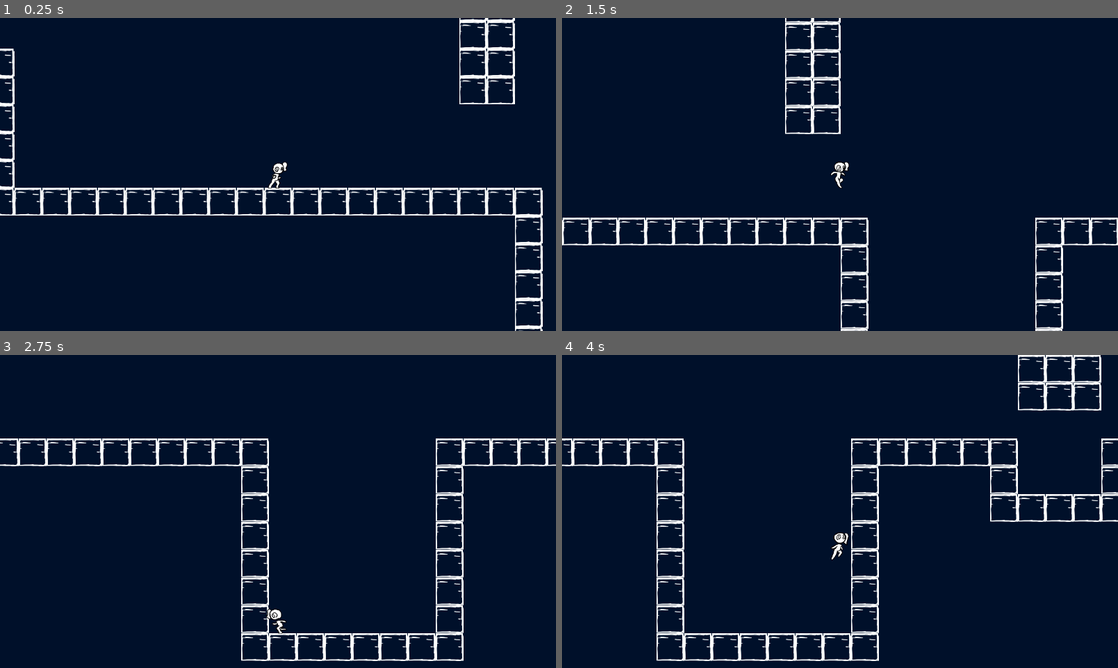
Above: before the commit, frames 1-4 (two rows, left to right).
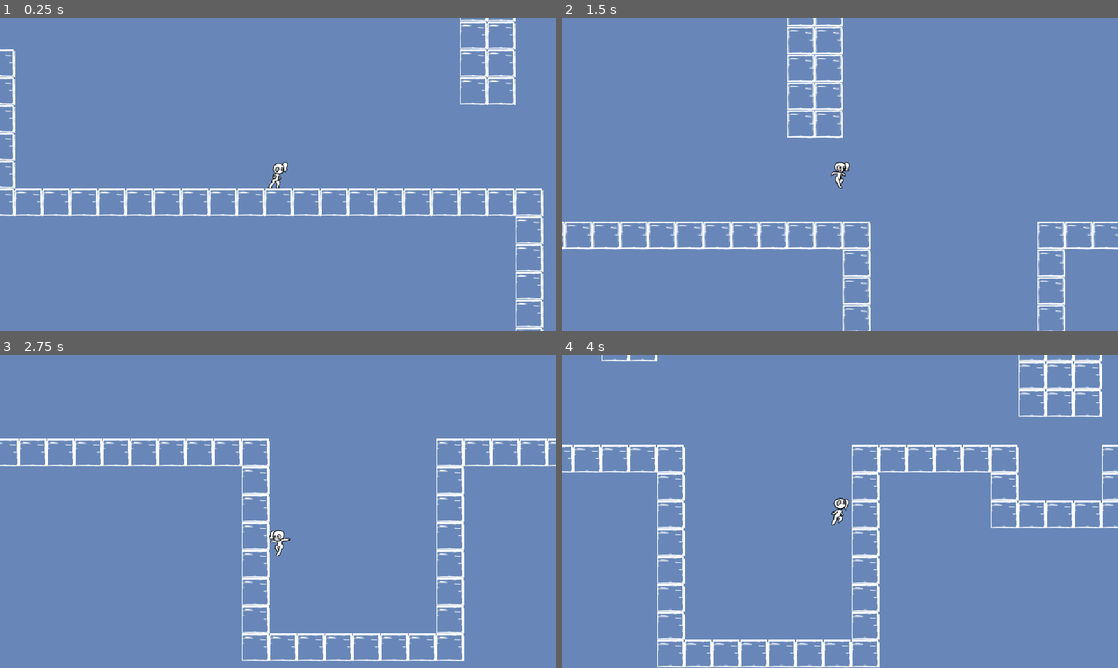
Above: after the commit, the same moments.

Repository: kalebye2/godot-wild-jam-31
Game: Godot game, scene res://scene/init.tscn
The game is run twice, just before and just after one commit, with the same random seed, the same clock (stepped at 60 frames per second) and the same inputs.
Inputs (mouse positions are in pixels of both pictures, inside the frame that each line leads up to):
- Up to frame 1 (0.25 s): no input
- Up to frame 2 (1.5 s): move the mouse to (962, 158) at 0.52 s; hold Right (walk_right) from 0.53 s (still down); tap C (dash) at 0.6 s; tap Up (jump) at 0.77, 0.8, 1.07, 1.35 s; move the mouse to (728, 190) at 1.27 s
- Up to frame 3 (2.75 s): tap Up (jump) at 1.52, 1.82, 2.3 s; tap C (dash) at 1.55, 2.1 s; move the mouse to (333, 442) at 2.02 s; release Right (walk_right) at 2.03 s; hold Left (walk_left) from 2.03 s (still down)
- Up to frame 4 (4 s): move the mouse to (812, 574) at 2.77 s; release Left (walk_left) at 2.78 s; hold Right (walk_right) from 2.78 s (still down); tap C (dash) at 2.85 s; tap Up (jump) at 3.02, 3.32, 3.6, 3.77 s; move the mouse to (1006, 558) at 3.52 s

The runs differ from the first frame. In frame 1, 98% of the frame differs, in the area x 0-100%, y 0-100%; in frame 2, 100%; in frame 3, 98%; in frame 4, 99%.

Commit message:
Handling configurations

Diff:
--- a/project.godot
+++ b/project.godot
@@ -25,13 +25,17 @@
 global_data="*res://scripts/globals/global_data.gd"
 player_data="*res://scripts/globals/player_data.gd"
 ui_main="*res://scene/singletons/ui_main.tscn"
+config="*res://scripts/globals/config.gd"
 
 [display]
 
 window/size/width=1280
 window/size/height=720
-window/stretch/mode="2d"
+window/size/resizable=false
+window/vsync/use_vsync=false
+window/stretch/mode="viewport"
 window/stretch/aspect="keep_height"
+window/stretch/shrink=3.0
 
 [input]
 
@@ -117,5 +121,5 @@
 quality/driver/driver_name="GLES2"
 vram_compression/import_etc=true
 vram_compression/import_etc2=false
-environment/default_clear_color=Color( 0, 0.0627451, 0.164706, 1 )
+environment/default_clear_color=Color( 0.407843, 0.529412, 0.721569, 1 )
 environment/default_environment="res://default_env.tres"
--- a/scene/objects/player/player.tscn
+++ b/scene/objects/player/player.tscn
@@ -92,8 +92,7 @@
 "values": [ 40, 41, 42, 43, 44, 45 ]
 }
 
-[sub_resource type="Animation" id=5]
-resource_name = "walk"
+[sub_resource type="Animation" id=6]
 length = 0.5
 loop = true
 step = 0.0416667
@@ -110,8 +109,7 @@
 "values": [ 28, 29, 30, 31, 32, 33, 34, 35, 36, 37, 38, 39 ]
 }
 
-[sub_resource type="Animation" id=6]
-resource_name = "walk_prepare"
+[sub_resource type="Animation" id=7]
 length = 0.166667
 step = 0.0416667
 tracks/0/type = "value"
@@ -145,86 +143,86 @@
 "values": [ 63, 63 ]
 }
 
-[sub_resource type="AnimationNodeAnimation" id=21]
+[sub_resource type="AnimationNodeAnimation" id=9]
 animation = "dash"
 
-[sub_resource type="AnimationNodeAnimation" id=22]
+[sub_resource type="AnimationNodeAnimation" id=10]
 animation = "fall"
 
-[sub_resource type="AnimationNodeAnimation" id=23]
+[sub_resource type="AnimationNodeAnimation" id=11]
 animation = "fall_prepare"
 
-[sub_resource type="AnimationNodeAnimation" id=25]
+[sub_resource type="AnimationNodeAnimation" id=12]
 animation = "idle"
 
-[sub_resource type="AnimationNodeAnimation" id=26]
+[sub_resource type="AnimationNodeAnimation" id=13]
 animation = "jump"
 
-[sub_resource type="AnimationNodeAnimation" id=40]
+[sub_resource type="AnimationNodeAnimation" id=14]
 animation = "walk"
 
-[sub_resource type="AnimationNodeAnimation" id=27]
+[sub_resource type="AnimationNodeAnimation" id=15]
 animation = "walk_prepare"
 
-[sub_resource type="AnimationNodeAnimation" id=29]
+[sub_resource type="AnimationNodeAnimation" id=16]
 animation = "wall_grab"
 
+[sub_resource type="AnimationNodeStateMachineTransition" id=17]
+
+[sub_resource type="AnimationNodeStateMachineTransition" id=18]
+switch_mode = 2
+
+[sub_resource type="AnimationNodeStateMachineTransition" id=19]
+
+[sub_resource type="AnimationNodeStateMachineTransition" id=20]
+
+[sub_resource type="AnimationNodeStateMachineTransition" id=21]
+
+[sub_resource type="AnimationNodeStateMachineTransition" id=22]
+
+[sub_resource type="AnimationNodeStateMachineTransition" id=23]
+
+[sub_resource type="AnimationNodeStateMachineTransition" id=24]
+
+[sub_resource type="AnimationNodeStateMachineTransition" id=25]
+switch_mode = 2
+
+[sub_resource type="AnimationNodeStateMachineTransition" id=26]
+
+[sub_resource type="AnimationNodeStateMachineTransition" id=27]
+
+[sub_resource type="AnimationNodeStateMachineTransition" id=28]
+
+[sub_resource type="AnimationNodeStateMachineTransition" id=29]
+
 [sub_resource type="AnimationNodeStateMachineTransition" id=30]
 
-[sub_resource type="AnimationNodeStateMachineTransition" id=31]
-switch_mode = 2
-
-[sub_resource type="AnimationNodeStateMachineTransition" id=33]
-
-[sub_resource type="AnimationNodeStateMachineTransition" id=35]
-
-[sub_resource type="AnimationNodeStateMachineTransition" id=36]
-
-[sub_resource type="AnimationNodeStateMachineTransition" id=37]
-
-[sub_resource type="AnimationNodeStateMachineTransition" id=38]
-
-[sub_resource type="AnimationNodeStateMachineTransition" id=39]
-
-[sub_resource type="AnimationNodeStateMachineTransition" id=41]
-switch_mode = 2
-
-[sub_resource type="AnimationNodeStateMachineTransition" id=42]
-
-[sub_resource type="AnimationNodeStateMachineTransition" id=44]
-
-[sub_resource type="AnimationNodeStateMachineTransition" id=45]
-
-[sub_resource type="AnimationNodeStateMachineTransition" id=46]
-
-[sub_resource type="AnimationNodeStateMachineTransition" id=48]
-
-[sub_resource type="AnimationNodeStateMachine" id=20]
-states/dash/node = SubResource( 21 )
+[sub_resource type="AnimationNodeStateMachine" id=31]
+states/dash/node = SubResource( 9 )
 states/dash/position = Vector2( 469.75, 228.531 )
-states/fall/node = SubResource( 22 )
+states/fall/node = SubResource( 10 )
 states/fall/position = Vector2( 971.5, 55 )
-states/fall_prepare/node = SubResource( 23 )
+states/fall_prepare/node = SubResource( 11 )
 states/fall_prepare/position = Vector2( 670.75, 64.5 )
-states/idle/node = SubResource( 25 )
+states/idle/node = SubResource( 12 )
 states/idle/position = Vector2( 70, 85.25 )
-states/jump/node = SubResource( 26 )
+states/jump/node = SubResource( 13 )
 states/jump/position = Vector2( 636.625, 176.5 )
-states/walk/node = SubResource( 40 )
+states/walk/node = SubResource( 14 )
 states/walk/position = Vector2( 471, 3.75 )
-states/walk_prepare/node = SubResource( 27 )
+states/walk_prepare/node = SubResource( 15 )
 states/walk_prepare/position = Vector2( 252.5, 21.625 )
-states/wall_grab/node = SubResource( 29 )
+states/wall_grab/node = SubResource( 16 )
 states/wall_grab/position = Vector2( 962.5, 221.875 )
-transitions = [ "fall", "wall_grab", SubResource( 30 ), "fall_prepare", "fall", SubResource( 31 ), "idle", "walk_prepare", SubResource( 33 ), "wall_grab", "dash", SubResource( 35 ), "jump", "fall_prepare", SubResource( 36 ), "idle", "fall_prepare", SubResource( 37 ), "idle", "dash", SubResource( 38 ), "idle", "jump", SubResource( 39 ), "walk_prepare", "walk", SubResource( 41 ), "walk", "jump", SubResource( 42 ), "walk", "dash", SubResource( 44 ), "walk", "fall_prepare", SubResource( 45 ), "fall_prepare", "wall_grab", SubResource( 46 ), "dash", "fall_prepare", SubResource( 48 ) ]
+transitions = [ "fall", "wall_grab", SubResource( 17 ), "fall_prepare", "fall", SubResource( 18 ), "idle", "walk_prepare", SubResource( 19 ), "wall_grab", "dash", SubResource( 20 ), "jump", "fall_prepare", SubResource( 21 ), "idle", "fall_prepare", SubResource( 22 ), "idle", "dash", SubResource( 23 ), "idle", "jump", SubResource( 24 ), "walk_prepare", "walk", SubResource( 25 ), "walk", "jump", SubResource( 26 ), "walk", "dash", SubResource( 27 ), "walk", "fall_prepare", SubResource( 28 ), "fall_prepare", "wall_grab", SubResource( 29 ), "dash", "fall_prepare", SubResource( 30 ) ]
 start_node = "idle"
 
-[sub_resource type="AnimationNodeStateMachinePlayback" id=10]
-
-[sub_resource type="RectangleShape2D" id=2]
+[sub_resource type="AnimationNodeStateMachinePlayback" id=32]
+
+[sub_resource type="RectangleShape2D" id=33]
 extents = Vector2( 14.9523, 29.7723 )
 
-[sub_resource type="RectangleShape2D" id=3]
+[sub_resource type="RectangleShape2D" id=34]
 extents = Vector2( 4.16345, 26.0224 )
 
 [node name="player" type="KinematicBody2D"]
@@ -234,30 +232,30 @@
 texture = ExtResource( 2 )
 vframes = 8
 hframes = 8
-frame = 63
+frame = 15
 __meta__ = {
 "_edit_lock_": true
 }
 
 [node name="animation_player" type="AnimationPlayer" parent="."]
-anims/dash = SubResource( 19 )
-anims/fall = SubResource( 8 )
-anims/fall_prepare = SubResource( 16 )
+anims/dash = SubResource( 1 )
+anims/fall = SubResource( 2 )
+anims/fall_prepare = SubResource( 3 )
 anims/idle = SubResource( 4 )
-anims/jump = SubResource( 7 )
-anims/walk = SubResource( 5 )
-anims/walk_prepare = SubResource( 6 )
-anims/wall_grab = SubResource( 18 )
+anims/jump = SubResource( 5 )
+anims/walk = SubResource( 6 )
+anims/walk_prepare = SubResource( 7 )
+anims/wall_grab = SubResource( 8 )
 
 [node name="animation_tree" type="AnimationTree" parent="."]
-tree_root = SubResource( 20 )
+tree_root = SubResource( 31 )
 anim_player = NodePath("../animation_player")
 active = true
-parameters/playback = SubResource( 10 )
+parameters/playback = SubResource( 32 )
 
 [node name="collision_shape_2d" type="CollisionShape2D" parent="."]
 position = Vector2( -5.4555, 1.34151 )
-shape = SubResource( 2 )
+shape = SubResource( 33 )
 
 [node name="label" type="Label" parent="."]
 visible = false
@@ -295,7 +293,12 @@
 position = Vector2( 14, 0 )
 
 [node name="collision_shape_2d" type="CollisionShape2D" parent="right_wall/area_2d"]
-shape = SubResource( 3 )
+shape = SubResource( 34 )
+
+[node name="coyote_time" type="Timer" parent="."]
+wait_time = 0.1
+one_shot = true
 [connection signal="tree_entered" from="." to="." method="_on_player_tree_entered"]
 [connection signal="tree_exited" from="." to="." method="_on_player_tree_exited"]
 [connection signal="timeout" from="dash_timer" to="." method="_on_dash_timer_timeout"]
+[connection signal="timeout" from="coyote_time" to="." method="_on_coyote_time_timeout"]
--- /dev/null
+++ b/scene/singletons/config.tscn
@@ -0,0 +1,6 @@
+[gd_scene load_steps=2 format=2]
+
+[ext_resource path="res://scripts/globals/config.gd" type="Script" id=1]
+
+[node name="config" type="Node"]
+script = ExtResource( 1 )
--- a/scene/ui/options.tscn
+++ b/scene/ui/options.tscn
@@ -63,6 +63,8 @@
 margin_top = 0.0
 margin_right = 374.0
 margin_bottom = 16.0
+focus_neighbour_top = NodePath("../../voltar")
+focus_previous = NodePath("../../voltar")
 
 [node name="lbl_music" type="Label" parent="v_box_container/items"]
 margin_top = 21.0
@@ -100,12 +102,13 @@
 [node name="items2" type="GridContainer" parent="v_box_container"]
 margin_top = 84.0
 margin_right = 375.0
-margin_bottom = 98.0
+margin_bottom = 128.0
 columns = 2
 
 [node name="label" type="Label" parent="v_box_container/items2"]
-margin_right = 187.0
-margin_bottom = 14.0
+margin_top = 3.0
+margin_right = 185.0
+margin_bottom = 17.0
 size_flags_horizontal = 3
 text = "fullscreen"
 align = 2
@@ -113,20 +116,66 @@
 "_edit_use_anchors_": false
 }
 
+[node name="button" parent="v_box_container/items2" instance=ExtResource( 2 )]
+anchor_left = 0.0
+anchor_top = 0.0
+anchor_right = 0.0
+anchor_bottom = 0.0
+margin_left = 189.0
+margin_top = 0.0
+margin_right = 374.0
+margin_bottom = 20.0
+focus_neighbour_bottom = NodePath("../btn_res")
+focus_next = NodePath("../btn_res")
+size_flags_horizontal = 3
+toggle_mode = true
+text = "off"
+max_scale = Vector2( 1.05, 1.05 )
+
+[node name="label2" type="Label" parent="v_box_container/items2"]
+margin_top = 27.0
+margin_right = 185.0
+margin_bottom = 41.0
+size_flags_horizontal = 3
+text = "resolution"
+align = 2
+__meta__ = {
+"_edit_use_anchors_": false
+}
+
+[node name="btn_res" parent="v_box_container/items2" instance=ExtResource( 2 )]
+anchor_left = 0.0
+anchor_top = 0.0
+anchor_right = 0.0
+anchor_bottom = 0.0
+margin_left = 189.0
+margin_top = 24.0
+margin_right = 374.0
+margin_bottom = 44.0
+focus_neighbour_bottom = NodePath("../../voltar")
+focus_next = NodePath("../../voltar")
+size_flags_horizontal = 3
+text = "1x"
+max_scale = Vector2( 1.05, 1.05 )
+
 [node name="voltar" parent="v_box_container" instance=ExtResource( 2 )]
 anchor_left = 0.0
 anchor_top = 0.0
 anchor_right = 0.0
 anchor_bottom = 0.0
 margin_left = 0.0
-margin_top = 102.0
+margin_top = 132.0
 margin_right = 375.0
-margin_bottom = 122.0
+margin_bottom = 152.0
+focus_neighbour_top = NodePath("../items2/btn_res")
 focus_neighbour_bottom = NodePath("../items/sfx_slider")
+focus_previous = NodePath("../items2/btn_res")
 text = "Voltar"
 
 [node name="tween" type="Tween" parent="."]
 [connection signal="visibility_changed" from="." to="." method="_on_options_visibility_changed"]
 [connection signal="value_changed" from="v_box_container/items/sfx_slider" to="." method="_on_sfx_slider_value_changed"]
 [connection signal="value_changed" from="v_box_container/items/music_slider" to="." method="_on_music_slider_value_changed"]
+[connection signal="toggled" from="v_box_container/items2/button" to="." method="_on_button_toggled"]
+[connection signal="pressed" from="v_box_container/items2/btn_res" to="." method="_on_btn_res_pressed"]
 [connection signal="pressed" from="v_box_container/voltar" to="." method="_on_voltar_pressed"]
--- a/scene/ui/ui.tscn
+++ b/scene/ui/ui.tscn
@@ -65,6 +65,10 @@
 margin_top = 115.0
 margin_right = 332.0
 margin_bottom = 154.0
+focus_neighbour_top = NodePath("../exit")
+focus_neighbour_bottom = NodePath("../options")
+focus_next = NodePath("../options")
+focus_previous = NodePath("../exit")
 text = "Continue"
 
 [node name="options" parent="panel/list" instance=ExtResource( 1 )]
@@ -76,6 +80,10 @@
 margin_top = 158.0
 margin_right = 332.0
 margin_bottom = 197.0
+focus_neighbour_top = NodePath("../continue")
+focus_neighbour_bottom = NodePath("../exit")
+focus_next = NodePath("../exit")
+focus_previous = NodePath("../continue")
 text = "Options"
 
 [node name="exit" parent="panel/list" instance=ExtResource( 1 )]
@@ -87,6 +95,10 @@
 margin_top = 201.0
 margin_right = 332.0
 margin_bottom = 240.0
+focus_neighbour_top = NodePath("../options")
+focus_neighbour_bottom = NodePath("../continue")
+focus_next = NodePath("../continue")
+focus_previous = NodePath("../options")
 text = "Exit"
 
 [node name="options" parent="." instance=ExtResource( 4 )]
--- /dev/null
+++ b/scripts/globals/config.gd
@@ -0,0 +1,38 @@
+extends Node
+
+var path = "res://config.ini"
+
+# window variables
+var res_width : int = ProjectSettings.get_setting("display/window/size/width")
+var res_height : int = ProjectSettings.get_setting("display/window/size/height")
+var res_multiplier : float = 1.0
+
+
+func load_config():
+	var file = ConfigFile.new()
+	file.load(path)
+	AudioServer.set_bus_volume_db(AudioServer.get_bus_index("sfx"), file.get_value("Sound", "SFX", 0))
+	AudioServer.set_bus_volume_db(AudioServer.get_bus_index("music"), file.get_value("Sound", "music", -7))
+	OS.window_fullscreen = file.get_value("Window", "FullScreen", false)
+	var resolution = Vector2(file.get_value("Window", "Width", 1280), file.get_value("Window", "Height", 720))
+	res_width = resolution.x
+	res_height = resolution.y
+	res_multiplier = resolution.x / ProjectSettings.get_setting("display/window/size/width")
+#	res_multiplier = ProjectSettings.get_setting("display/window/size/width") / resolution.x
+#	print(res_multiplier)
+	get_tree().set_screen_stretch(SceneTree.STRETCH_MODE_2D, SceneTree.STRETCH_ASPECT_KEEP, resolution, res_multiplier)
+	get_tree().get_root().size = resolution
+	OS.window_size = resolution
+
+
+func save_config():
+#	print("%d x %d" % [res_width, res_height])
+	var file = ConfigFile.new()
+	file.set_value("Sound", "SFX", AudioServer.get_bus_volume_db(AudioServer.get_bus_index("sfx")))
+	file.set_value("Sound", "Music", AudioServer.get_bus_volume_db(AudioServer.get_bus_index("music")))
+	file.set_value("Window", "FullScreen", OS.window_fullscreen)
+	file.set_value("Window", "Width", res_width)
+	file.set_value("Window", "Height", res_height)
+	var err = file.save(path)
+	if err != OK:
+		print("Error saving file!")
--- a/scripts/init.gd
+++ b/scripts/init.gd
@@ -6,6 +6,13 @@
 
 
 func _ready() -> void:
+
+	if OS.get_screen_size().x < 1280:
+		OS.window_size.x = OS.get_screen_size().x
+	if OS.get_screen_size().y < 720:
+		OS.window_size.y = OS.get_screen_size().y
+
+	config.load_config()
 	_go_to_next_scene()
 
 
--- a/scripts/objects/player.gd
+++ b/scripts/objects/player.gd
@@ -84,12 +84,20 @@
 	return is_on_floor()
 
 
-func check_direction():
+func check_direction() -> void:
 	if movement.x > 0 : direction = RIGHT
 	if movement.x < 0 : direction = LEFT
 
 
-func _change_state(next_state : int):
+func is_wall_colliding() -> bool:
+	var collisions = 0
+	for raycast in $left_wall.get_children():
+		collisions += raycast.get_overlapping_bodies().size()
+	for raycast in $right_wall.get_children():
+		collisions += raycast.get_overlapping_bodies().size()
+	return true if collisions > 0 else false
+
+func _change_state(next_state : int) -> void:
 	prev_state = state
 	state = next_state
 	emit_signal("state_changed", prev_state, state)
@@ -134,12 +142,14 @@
 	wall_impulse = 0
 	movement.x = 0
 
-	if !check_ground():
-		state = FALLING
+	if !check_ground() && $coyote_time.is_stopped():
+		$coyote_time.start()
+#		state = FALLING
 	if Input.is_action_pressed("walk_left") || Input.is_action_pressed("walk_right"):
 		prev_state = state
 		_change_state(WALKING)
 	if Input.is_action_just_pressed("jump"):
+		apply_jump()
 		_change_state(JUMPING)
 	if Input.is_action_just_pressed("dash"):
 		$dash_timer.start()
@@ -152,8 +162,9 @@
 	wall_impulse = 0
 	var input_run : bool = Input.is_action_pressed("walk_left") || Input.is_action_pressed("walk_right")
 
-	if !is_on_floor():
-		_change_state(FALLING)
+	if !is_on_floor() && $coyote_time.is_stopped():
+		$coyote_time.start()
+#		_change_state(FALLING)
 
 	if !input_run:
 
@@ -183,6 +194,7 @@
 			movement.x = -max_speed
 
 	if Input.is_action_just_pressed("jump"):
+		apply_jump()
 		_change_state(JUMPING)
 
 	if Input.is_action_just_pressed("dash"):
@@ -193,8 +205,8 @@
 func jump(delta) -> void:
 	check_direction()
 	wall_slip = 0
-	if check_ground():
-		apply_jump()
+#	if check_ground():
+#		apply_jump()
 	if movement.y > 0:
 		_change_state(FALLING)
 
@@ -212,7 +224,7 @@
 		movement.y /= 2
 
 
-func apply_jump():
+func apply_jump() -> void:
 	movement.y = -jump_force
 
 
@@ -256,14 +268,14 @@
 	else:
 		$sprite.offset.x = 0
 
-	var collisions = 0
-	for raycast in $left_wall.get_children():
-		collisions += raycast.get_overlapping_bodies().size()
-	for raycast in $right_wall.get_children():
-		collisions += raycast.get_overlapping_bodies().size()
+#	var collisions = 0
+#	for raycast in $left_wall.get_children():
+#		collisions += raycast.get_overlapping_bodies().size()
+#	for raycast in $right_wall.get_children():
+#		collisions += raycast.get_overlapping_bodies().size()
 #	print(collisions)
 
-	if collisions == 0:
+	if !is_wall_colliding():
 		y_force = gravity
 		_change_state(FALLING)
 	var slip_increase : int = 20
@@ -303,7 +315,7 @@
 		_change_state(DASHING)
 
 
-func dash(delta):
+func dash(delta) -> void:
 	movement.x = max_speed * 3 * direction
 	movement.y = 0
 	y_force = 0
@@ -317,13 +329,19 @@
 	ui_main.emit_signal("player_exited")
 
 
-func _on_dash_timer_timeout():
+func _on_dash_timer_timeout() -> void:
 	y_force = gravity
-	_change_state(WALKING)
-
-
-func _on_state_changed(prev_state, state):
-#	print("%s to %s" % [prev_state, state])
-	anim_state_machine.travel(anim_state[state])
+	movement.x = max_speed * direction
+	_change_state(FALLING)
+
+
+func _on_state_changed(prev_state, state) -> void:
+#	print("%s to %s" % [anim_state[prev_state], anim_state[state]])
+	anim_state_machine.travel(anim_state[self.state])
 #	if anim_state_machine.get_current_node() == anim_state[prev_state]:
 #		anim_state_machine.travel(anim_state[state])
+
+
+func _on_coyote_time_timeout():
+	if !check_ground() && movement.y >= 0 && prev_state != DASHING:
+		_change_state(FALLING)
--- a/scripts/ui/options.gd
+++ b/scripts/ui/options.gd
@@ -1,11 +1,21 @@
 extends Panel
 
+var base_res_width : int = ProjectSettings.get_setting("display/window/size/width")
+var base_res_height : int = ProjectSettings.get_setting("display/window/size/height")
+var res_multiplier : float = 1.0
+var res_multiplier_options : Array = [1.0, .5, .25]
+var res_multiplier_index = 0
 
 func _ready():
+
+	$v_box_container/items2/button.pressed = OS.window_fullscreen
+
 	rect_pivot_offset = rect_size / 2
 
 	$v_box_container/items/sfx_slider.value = AudioServer.get_bus_volume_db(AudioServer.get_bus_index("sfx"))
 	$v_box_container/items/music_slider.value = AudioServer.get_bus_volume_db(AudioServer.get_bus_index("music"))
+
+	$v_box_container/items2/btn_res.text = "%d x %d" % [config.res_width, config.res_height]
 
 
 func _on_voltar_pressed() -> void:
@@ -23,7 +33,34 @@
 
 func _on_sfx_slider_value_changed(value):
 	AudioServer.set_bus_volume_db(AudioServer.get_bus_index("sfx"), value)
+	config.save_config()
 
 
 func _on_music_slider_value_changed(value):
 	AudioServer.set_bus_volume_db(AudioServer.get_bus_index("music"), value)
+	config.save_config()
+
+
+func _on_button_toggled(button_pressed):
+	$v_box_container/items2/button.text = "on" if button_pressed else "off"
+
+	OS.window_fullscreen = button_pressed
+	config.save_config()
+	config.load_config()
+
+
+
+func _on_btn_res_pressed():
+	res_multiplier_index = res_multiplier_options.find(config.res_multiplier)
+
+	if res_multiplier_index < res_multiplier_options.size() - 1:
+		res_multiplier_index += 1
+	else:
+		res_multiplier_index = 0
+#	print(res_multiplier_options[res_multiplier_index])
+	config.res_height = base_res_height * res_multiplier_options[res_multiplier_index]
+	config.res_width = base_res_width * res_multiplier_options[res_multiplier_index]
+	$v_box_container/items2/btn_res.text = "%d x %d" % [config.res_width, config.res_height]
+#	config.res_multiplier = res_multiplier_options[res_multiplier_index]
+	config.save_config()
+	config.load_config()
Not shown, added: config.ini
Not shown: 6 places in scene/objects/player/player.tscn that only renumber resources
Not shown, added: OpenToonz/Player/.DS_Store
